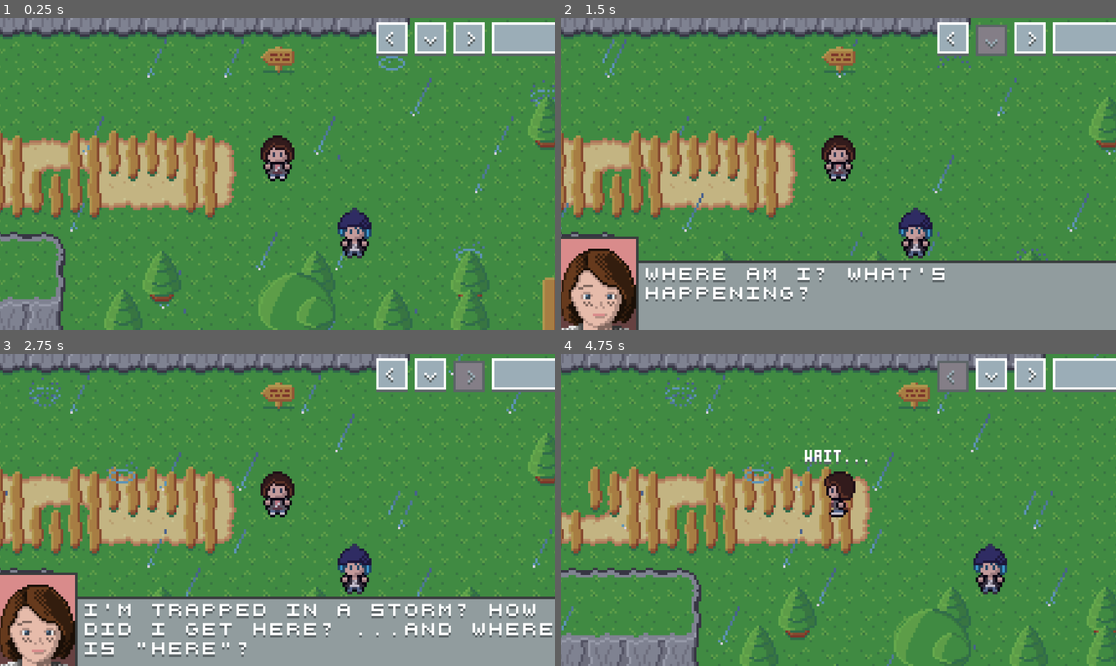
Above: before the commit, frames 1-4 (two rows, left to right).
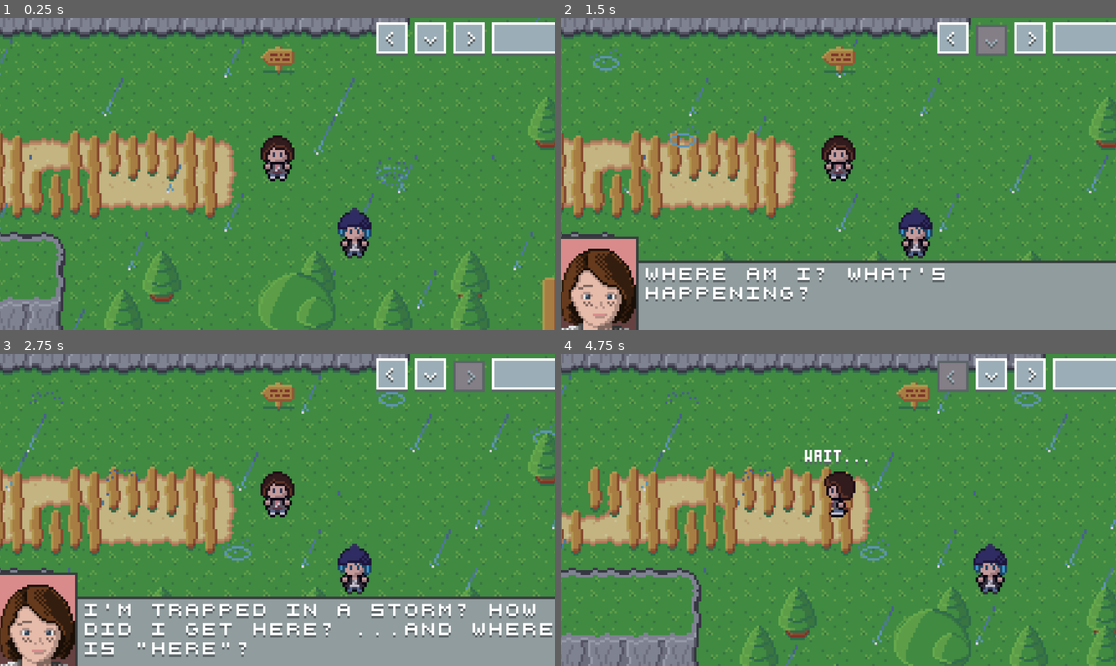
Above: after the commit, the same moments.

Repository: minkezhang/lis
Game: Godot game, scene res://scenes/level/level.tscn
Two runs of this game, one before a commit and one after it. Both use one fixed random seed, a clock stepped at 60 frames per second and the inputs below. The project has no main scene, so this scene is started directly.
Inputs:
- Up to frame 1 (0.25 s): no input
- Up to frame 2 (1.5 s): tap Enter (ui_accept) at 0.5, 0.77 s; hold Right (ui_right) 0.53-1.28 s; hold Down (ui_down) from 1.28 s (still down)
- Up to frame 3 (2.75 s): tap Enter (ui_accept) at 1.52 s; release Down (ui_down) at 2.03 s; hold Right (ui_right) from 2.03 s (still down)
- Up to frame 4 (4.75 s): release Right (ui_right) at 2.78 s; hold Up (ui_up) 2.78-3.53 s; tap Enter (ui_accept) at 3.02, 3.77, 4.52 s; hold Left (ui_left) from 3.53 s (still down)

The runs differ from the first frame. In frame 1, 1.4% of the frame differs, in the area x 0-100%, y 0-100%; in frame 2, 1.1%; in frame 3, 1.5%; in frame 4, 1.6%.

Commit message:
Add splash screen support

Diff:
--- a/lib/dialog.gd
+++ b/lib/dialog.gd
@@ -92,7 +92,7 @@
 	func seek(i: int):
 		_index = i
 
-	func eof():
+	func eof() -> bool:
 		return _index >= len(_ls)
 
 	func get_next_line() -> String:
--- a/lib/event/workload.gd
+++ b/lib/event/workload.gd
@@ -2,6 +2,7 @@
 
 const _libevent = preload('res://lib/event/event.gd')
 const _libdialog = preload('res://lib/dialog.gd')
+const _libsplash = preload('res://lib/splash.gd')
 
 
 static func Singleton() -> Callable:
@@ -47,6 +48,11 @@
 		return await _DialogRenderer.new(n, l).payload()
 
 
+static func SplashRender(n: Node, s: _libsplash.Splash) -> Callable:
+	return func() -> bool:
+		return await _SplashRenderer.new(n, s).payload()
+
+
 static func Animator(n: Node, animations: Array):
 	return func() -> bool:
 		return await _Animator.new(n, animations).payload()
@@ -61,6 +67,29 @@
 		_property = p
 		_value = v
 		_duration = d
+
+
+class _SplashRenderer:
+	var _s: _libsplash.Splash
+	var _n: Node
+	signal _splash_finished
+
+	func _init(n: Node, s: _libsplash.Splash):
+		_n = n
+		_s = s
+
+	func payload() -> bool:
+		var h = func(tid: String):
+			if tid == _s.uuid():
+				_splash_finished.emit()
+
+		SignalBus.eof_reached.connect(h)
+
+		_n.set_splash(_s)
+		await _splash_finished
+
+		SignalBus.eof_reached.disconnect(h)
+		return true
 
 
 class _DialogRenderer:
--- a/lib/script.gd
+++ b/lib/script.gd
@@ -4,6 +4,11 @@
 ## Pulled from https://life-is-strange.fandom.com/wiki/Episode_1:_Chrysalis_-_Script.
 
 const _libdialog = preload('res://lib/dialog.gd')
+const _libsplash = preload('res://lib/splash.gd')
+
+static var SPLASH = {
+	'FOREST:SIGN:00': _libsplash.Splash.new('res://scenes/level/overworld/map/assets/lighthouse_sign.png'),
+}
 
 static var SCRIPT = {
 	'NULL:MAX:LOREMIPSUM': _libdialog.Line.new(
@@ -37,9 +42,6 @@
 	'FOREST:MAX:03': _libdialog.Line.new(_libdialog.C.MAX, [
 		'Whoa! No!',
 	]),
-	'FOREST:SIGN:00': _libdialog.Line.new(_libdialog.C.MAX, [
-		'<-- Lighthouse',
-	]),
 
 	# Classroom
 	'CLASSROOM:MAX:00': _libdialog.Line.new(_libdialog.C.MAX, [
--- /dev/null
+++ b/lib/splash.gd
@@ -0,0 +1,18 @@
+extends Object
+
+const _libuuid = preload('res://lib/uuid.gd')
+
+
+class Splash extends _libuuid.UUID:
+	var _texture: ImageTexture
+
+	func _init(fn: String):
+		super()
+
+		_texture = ImageTexture.create_from_image(Image.load_from_file(fn))
+
+	func texture() -> ImageTexture:
+		return _texture
+
+	func eof() -> bool:
+		return true
--- a/scenes/level/level.gd
+++ b/scenes/level/level.gd
@@ -39,7 +39,7 @@
 		],
 		'START_DIALOG': [
 			_libevent.E.new(_libworkload.DialogRenderer(
-				$Dialog,
+				$Overlay/Dialog,
 				_libscript.SCRIPT['FOREST:MAX:00'],
 			)).chain(_libevent.E.new(
 				func(): SignalBus.enable_controller_mode_requested.emit(
@@ -64,13 +64,10 @@
 	}
 
 	$Map/Metadata/Events/Interactions.events = {
-		Vector2i(38, 24): _libevent.E.new(_libworkload.DialogRenderer(
-			$Dialog,
-			_libscript.SCRIPT['FOREST:SIGN:00'],
+		Vector2i(38, 24): _libevent.E.new(_libworkload.SplashRender(
+			$Overlay/Splash,
+			_libscript.SPLASH['FOREST:SIGN:00'],
 		)),
-		Vector2i(13, 9): null,  # TODO(minkezhang)
-		Vector2i(12, 2): null,  # TODO(minkezhang)
-		Vector2i(12, 3): null,  # TODO(minkezhang)
 	}
 
 	$Map/Characters/Max.speed = 2
@@ -82,7 +79,7 @@
 
 func _process(_delta):
 	$Camera.global_position = $Map/Characters/Max.global_position
-	$Dialog.position = $Camera.position
-	$Debug.position = $Camera.position + Vector2(64, -56)
+	$Overlay.position = $Camera.position
+	$Overlay/Debug.position = Vector2(64, -56)
 	$Map/Environment/Ambient.size = DisplayServer.window_get_size()
 	$Map/Environment/Ambient.position = $Camera.position - ($Map/Environment/Ambient.size / 2)
--- a/scenes/level/level.tscn
+++ b/scenes/level/level.tscn
@@ -1,9 +1,11 @@
-[gd_scene load_steps=6 format=3 uid="uid://by4dtpw1n4rrn"]
+[gd_scene load_steps=8 format=3 uid="uid://by4dtpw1n4rrn"]
 
 [ext_resource type="Script" path="res://scenes/level/level.gd" id="1_c0187"]
 [ext_resource type="PackedScene" uid="uid://ufi28gyvsh5g" path="res://scenes/level/dialog/dialog.tscn" id="1_qj0l6"]
 [ext_resource type="PackedScene" uid="uid://cfgopsu06dfv5" path="res://scenes/level/controller/controller.tscn" id="2_lxrhx"]
 [ext_resource type="PackedScene" uid="uid://b6mm4qr2d1cfx" path="res://scenes/level/overworld/map/map.tscn" id="2_vatu1"]
+[ext_resource type="Texture2D" uid="uid://duuhoiueeg8q6" path="res://scenes/level/overworld/map/assets/lighthouse_sign.png" id="3_e2a8n"]
+[ext_resource type="Script" path="res://scenes/level/splash.gd" id="4_qkoxo"]
 [ext_resource type="PackedScene" uid="uid://dxtkfmi8e828v" path="res://scenes/debug/debug.tscn" id="5_arfsd"]
 
 [node name="Level" type="Node2D"]
@@ -16,8 +18,17 @@
 
 [node name="Map" parent="." instance=ExtResource("2_vatu1")]
 
-[node name="Dialog" parent="." instance=ExtResource("1_qj0l6")]
+[node name="Overlay" type="Node2D" parent="."]
+
+[node name="Splash" type="Node2D" parent="Overlay"]
+z_index = 8
+script = ExtResource("4_qkoxo")
+
+[node name="Label" type="Sprite2D" parent="Overlay/Splash"]
+texture = ExtResource("3_e2a8n")
+
+[node name="Dialog" parent="Overlay" instance=ExtResource("1_qj0l6")]
 z_index = 8
 
-[node name="Debug" parent="." instance=ExtResource("5_arfsd")]
+[node name="Debug" parent="Overlay" instance=ExtResource("5_arfsd")]
 z_index = 8
--- a/scenes/level/overworld/map/map.gd
+++ b/scenes/level/overworld/map/map.gd
@@ -7,12 +7,9 @@
 # _moves is a dict of { target: source } tuples
 var _moves: Dictionary = {}
 
-# _interactions is a dict of { target: line } tuples
-var _interactions: Dictionary = {}
-
 
 func _interact_requested_handler(
-	c: Character,
+	_c: Character,
 	target: Vector2i,
 ):
 	# Process static (i.e. tooltip / pop-up) events.
--- /dev/null
+++ b/scenes/level/splash.gd
@@ -0,0 +1,47 @@
+extends Node2D
+
+const _libsplash = preload('res://lib/splash.gd')
+const _libcontroller = preload('res://lib/controller.gd')
+
+
+var _tid: String
+var _splash: _libsplash.Splash
+
+# Implementations of the Dialog class will need to connect to this handler.
+func _eof_reached_handler(tid: String):
+	if _tid == tid:
+		visible = false
+
+	SignalBus.disable_controller_mode_requested.emit(
+			_libcontroller.ControllerMode.DIALOG,
+	)
+
+
+func set_splash(s: _libsplash.Splash):
+	_tid = s.uuid()
+	_splash = s
+	$Label.set_texture(_splash.texture())
+	SignalBus.enable_controller_mode_requested.emit(
+		_libcontroller.ControllerMode.DIALOG,
+	)
+	visible = true
+
+
+func advance_splash():
+	if _splash == null:
+		return
+
+	if _splash.eof():
+		_tid = ""
+		_splash = null
+
+		visible = false
+		SignalBus.eof_reached.emit(_tid)
+
+
+func _ready():
+	visible = false
+	$Label.centered = true
+
+	SignalBus.input_advance_dialog_requested.connect(advance_splash)
+	SignalBus.eof_reached.connect(_eof_reached_handler)
